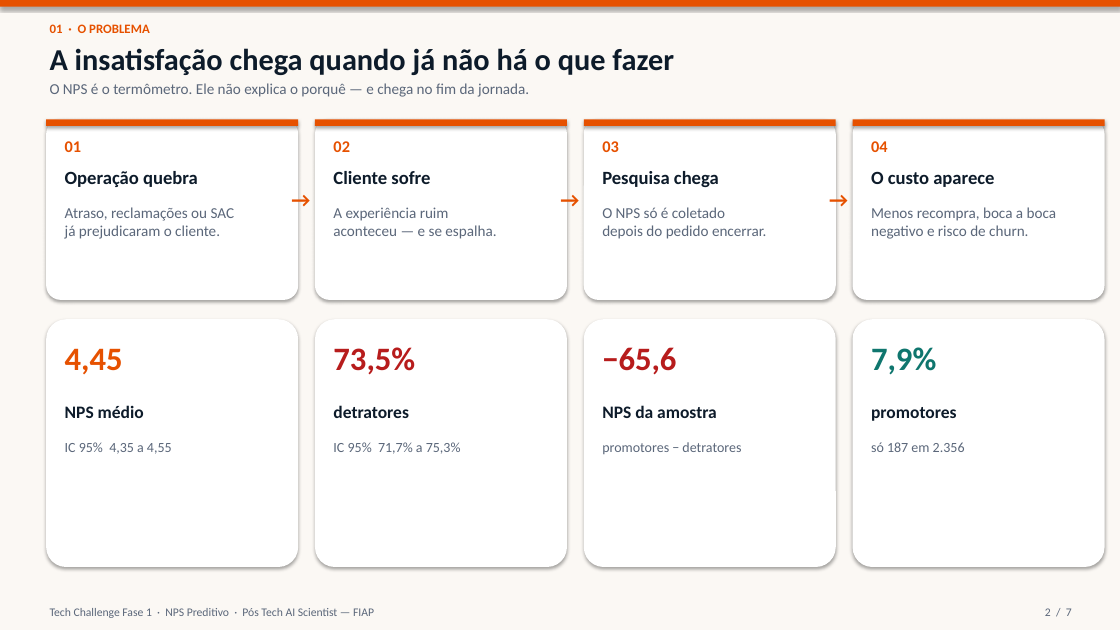
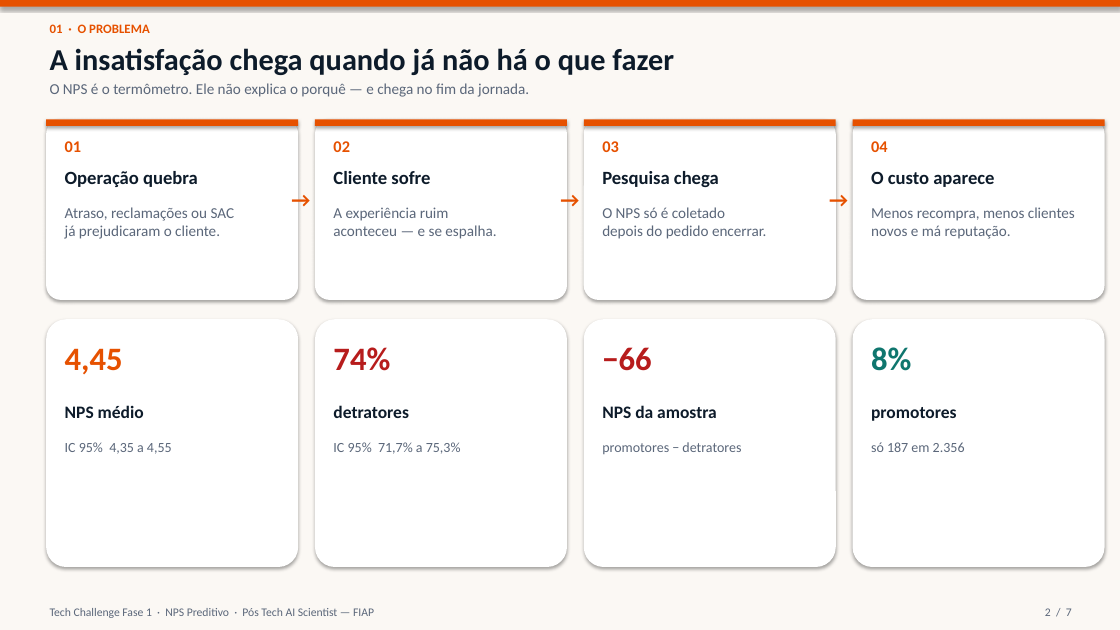
Before and after one commit to Cleivin/fiap-nps-preditivo-ecommerce, a slide deck: slide 2 of apresentacao/NPS_Preditivo_Fase1.pptx. Drawn at 1120x630 pixels with LibreOffice and Linux fonts; fonts in the diff are those of the drawing. Boxes give left, top, right and bottom in pixels: in the first picture for what was removed or moved away, otherwise in the second. Text is boxed around its words. In the diff, an @@ line names an element or a change of style, - is before the commit and + after.

```diff
--- a/apresentacao/NPS_Preditivo_Fase1.pptx
+++ b/apresentacao/NPS_Preditivo_Fase1.pptx
@@ text at (871,207,1075,239): text changed @@
-Menos recompra, boca a boca
-negativo e risco de churn.
+Menos recompra, menos clientes novos e má reputação.
@@ text at (333,347,390,371): text changed @@
-73,5%
+74%
@@ text at (602,347,651,371): text changed @@
-−65,6
+−66
@@ text at (871,347,911,371): text changed @@
-7,9%
+8%
```
Also in this commit, not shown: 2 other slides changed, 4 other files.
